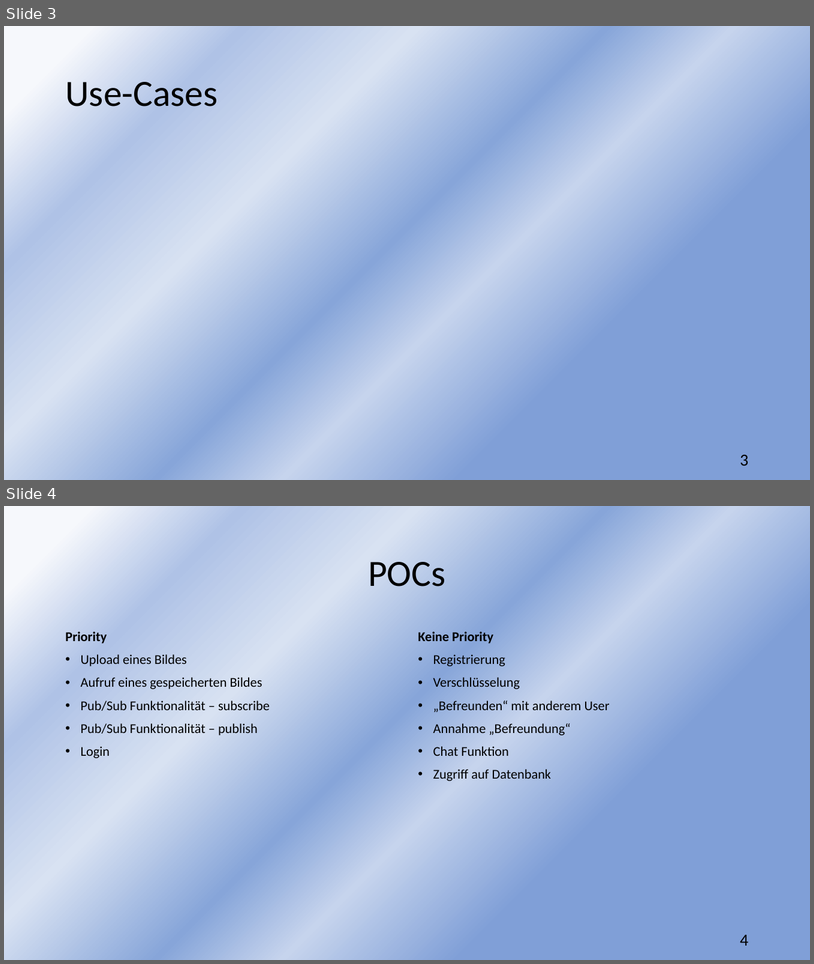
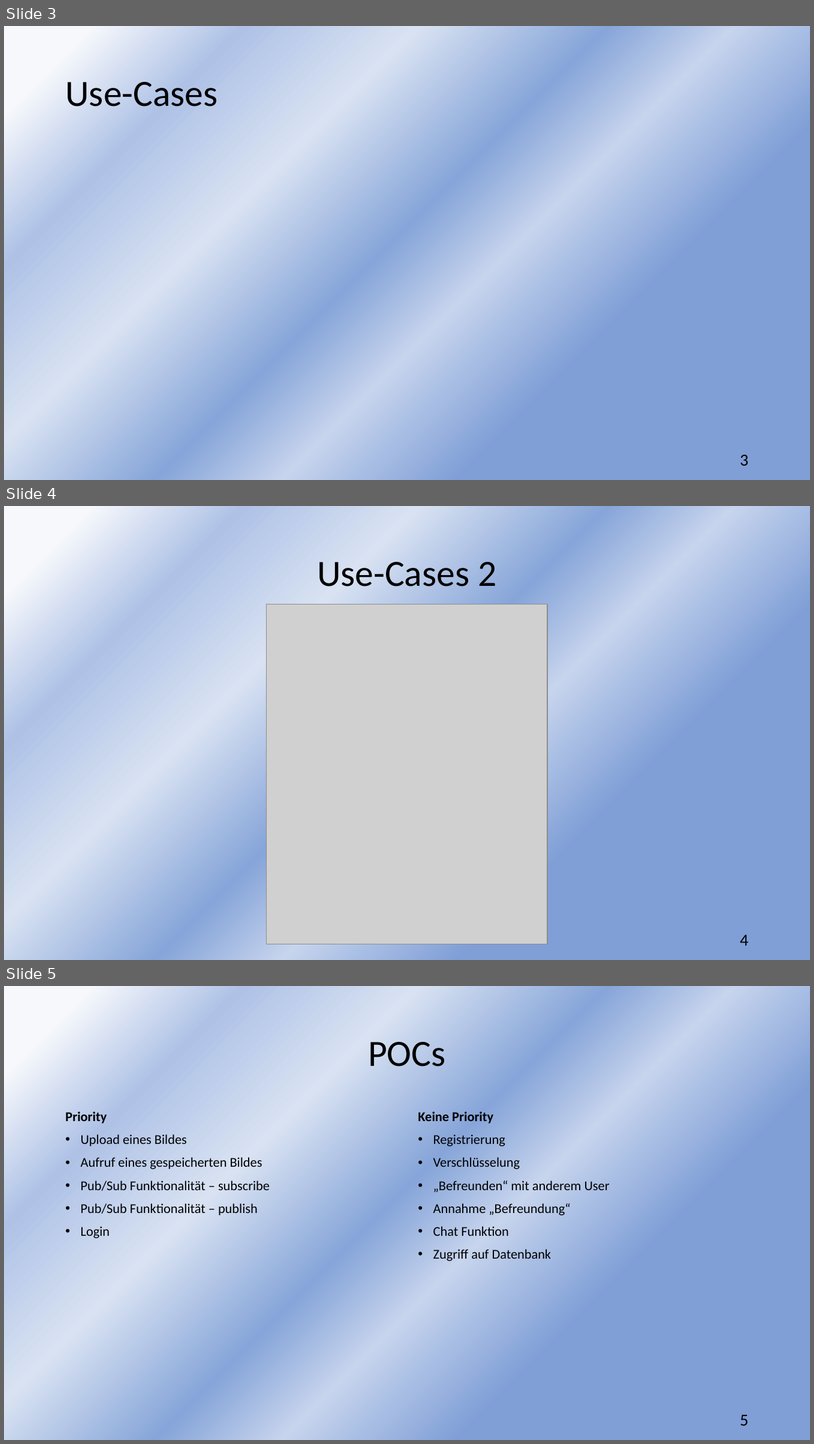
Before and after one commit to sebastiankoch10/EPWS2223HausenKochZimmer, a slide deck: Audits/EPWS2223HausenKochZimmer Audit 3.pptx. Shown one above the other, each under a label of ours: slides 3 and 4 before the commit, slides 3, 4 and 5 after it. The pictures are 814x964 and 814x1444 pixels, drawn with LibreOffice and Linux fonts; fonts in the diff are those of the drawing; grey boxes stand for pictures. Boxes give left, top, right and bottom in pixels: in the first picture for what was removed or moved away, otherwise in the second. Text is boxed around its words. In the diff, an @@ line names an element or a change of style, - is before the commit and + after.

Commit message:
add usecase2

```diff
--- a/Audits/EPWS2223HausenKochZimmer Audit 3.pptx
+++ b/Audits/EPWS2223HausenKochZimmer Audit 3.pptx
@@ slide 4 added at [4,506,810,960], background gradient #F6F8FC to #AFC2E6 to #D8E2F2 to #87A5D9 to #C6D4ED to #809FD7 @@
@@ title added at [317,562,497,586], 44 pt, text #000000 @@
+Use-Cases 2
@@ picture added at [267,604,547,944] @@
@@ page number added at [740,934,749,945], 20 pt, text #000000 @@
+4
@@ what was slide 4 is now slide 5 @@
@@ page number at [740,1414,749,1425]: text changed @@
-4
+5
```
